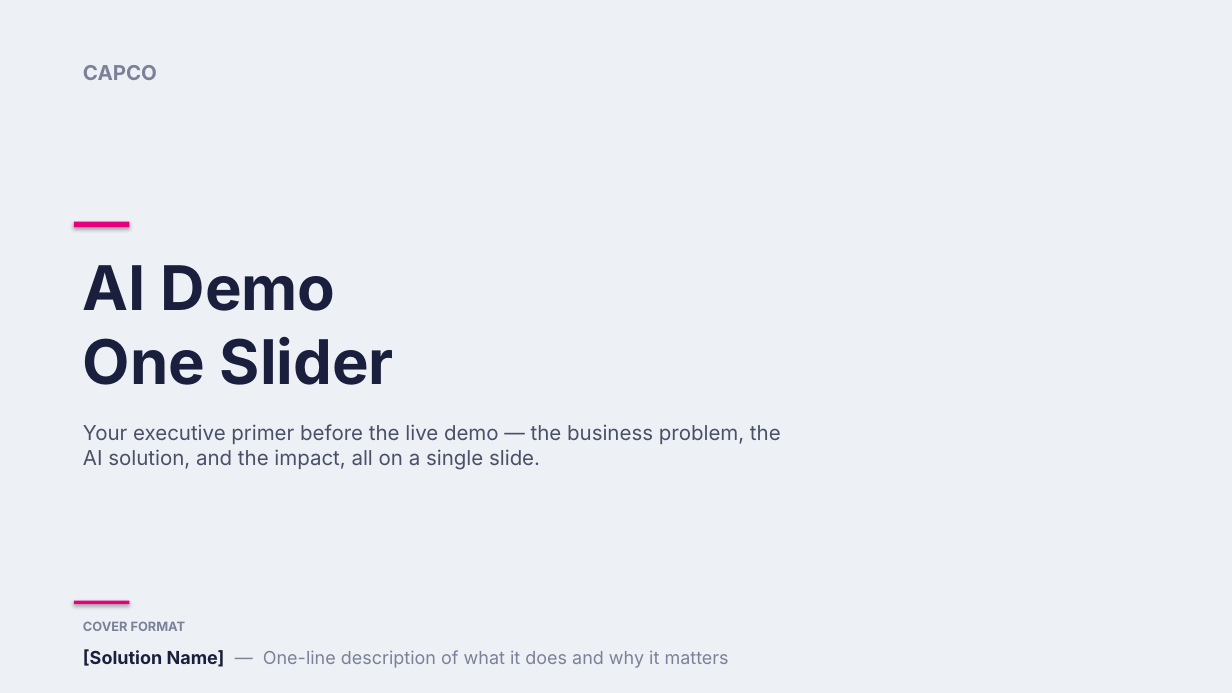
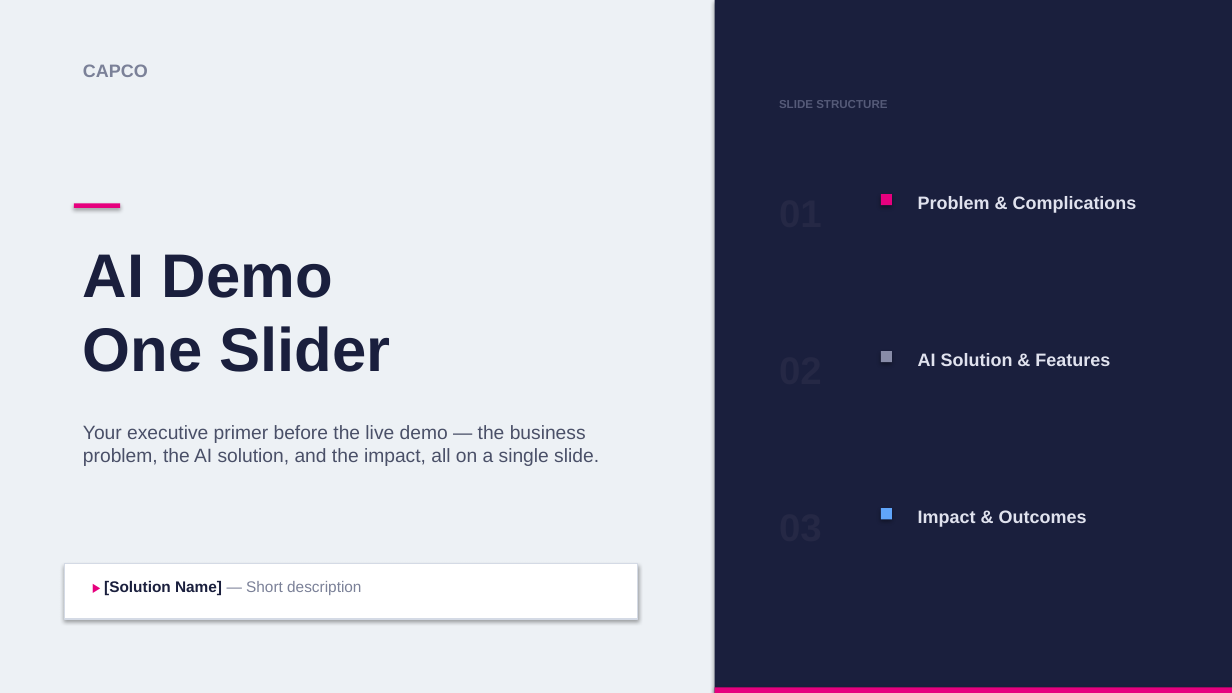
Before and after one commit to JessieWang0926/Intake-to-GTM, a slide deck: slide 1 of Demo One Slider - Light.pptx. Drawn at 1232x693 pixels with LibreOffice and Linux fonts; fonts in the diff are those of the drawing. Boxes give left, top, right and bottom in pixels: in the first picture for what was removed or moved away, otherwise in the second. Text is boxed around its words. In the diff, an @@ line names an element or a change of style, - is before the commit and + after.

```diff
--- a/Demo One Slider - Light.pptx
+++ b/Demo One Slider - Light.pptx
@@ rectangle added at box(714, 0, 1232, 693), fill #1A1F3D @@
@@ text "CAPCO" at box(83, 64, 148, 77): size 16 to 14 pt, font Inter to Arial @@
@@ text added at box(779, 100, 887, 108), 9 pt, text #555A78, bold @@
+SLIDE STRUCTURE
@@ rectangle: place and size @@
-rectangle at box(74, 222, 129, 227)
+rectangle at box(74, 203, 120, 208)
@@ rectangle added at box(881, 194, 892, 205), fill #E6007E @@
@@ text added at box(918, 196, 1137, 213), 14 pt, text #E0E2EE, bold @@
+Problem & Complications
@@ text "AI Demo One Slider": place and size @@
-text "AI Demo One Slider" at box(83, 265, 394, 385)
+text "AI Demo One Slider" at box(83, 254, 391, 372)
@@ text "AI Demo One Slider" at box(83, 254, 391, 372): font Inter to Arial @@
@@ rectangle added at box(881, 351, 892, 362), fill #888CA8 @@
@@ text added at box(918, 353, 1110, 366), 14 pt, text #E0E2EE, bold @@
+AI Solution & Features
@@ text "Your executive primer before the ..." at box(83, 425, 599, 466): size 16 to 15 pt, font Inter to Arial @@
@@ rectangle added at box(881, 508, 892, 519), fill #60A5FA @@
@@ text added at box(918, 510, 1087, 527), 14 pt, text #E0E2EE, bold @@
+Impact & Outcomes
@@ rectangle added at box(65, 564, 638, 619), fill #FFFFFF, outline #D4DAE5 1 pt @@
@@ text added at box(104, 581, 361, 596), 12 pt, text #7B8198 @@
+▶ [Solution Name] — Short description
@@ rectangle removed at box(74, 601, 129, 604) @@
@@ text removed at box(83, 621, 186, 631) @@
-COVER FORMAT
@@ text removed at box(83, 649, 729, 668) @@
-[Solution Name] — One-line description of what it does and why it matters
@@ rectangle added at box(714, 688, 1232, 693), fill #E6007E @@
```
Also in this commit, not shown: 2 other slides changed, 2 other files.
